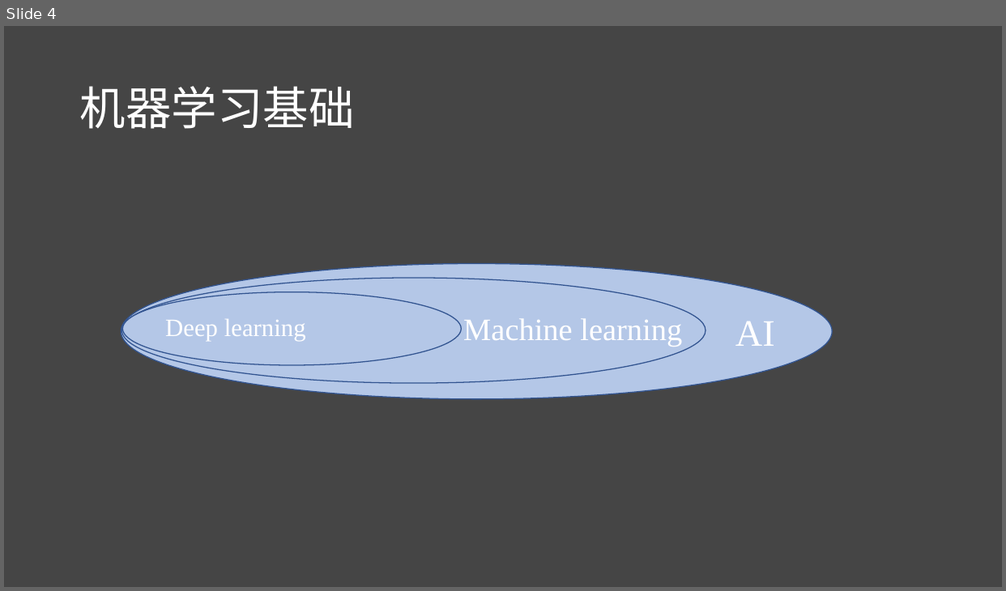
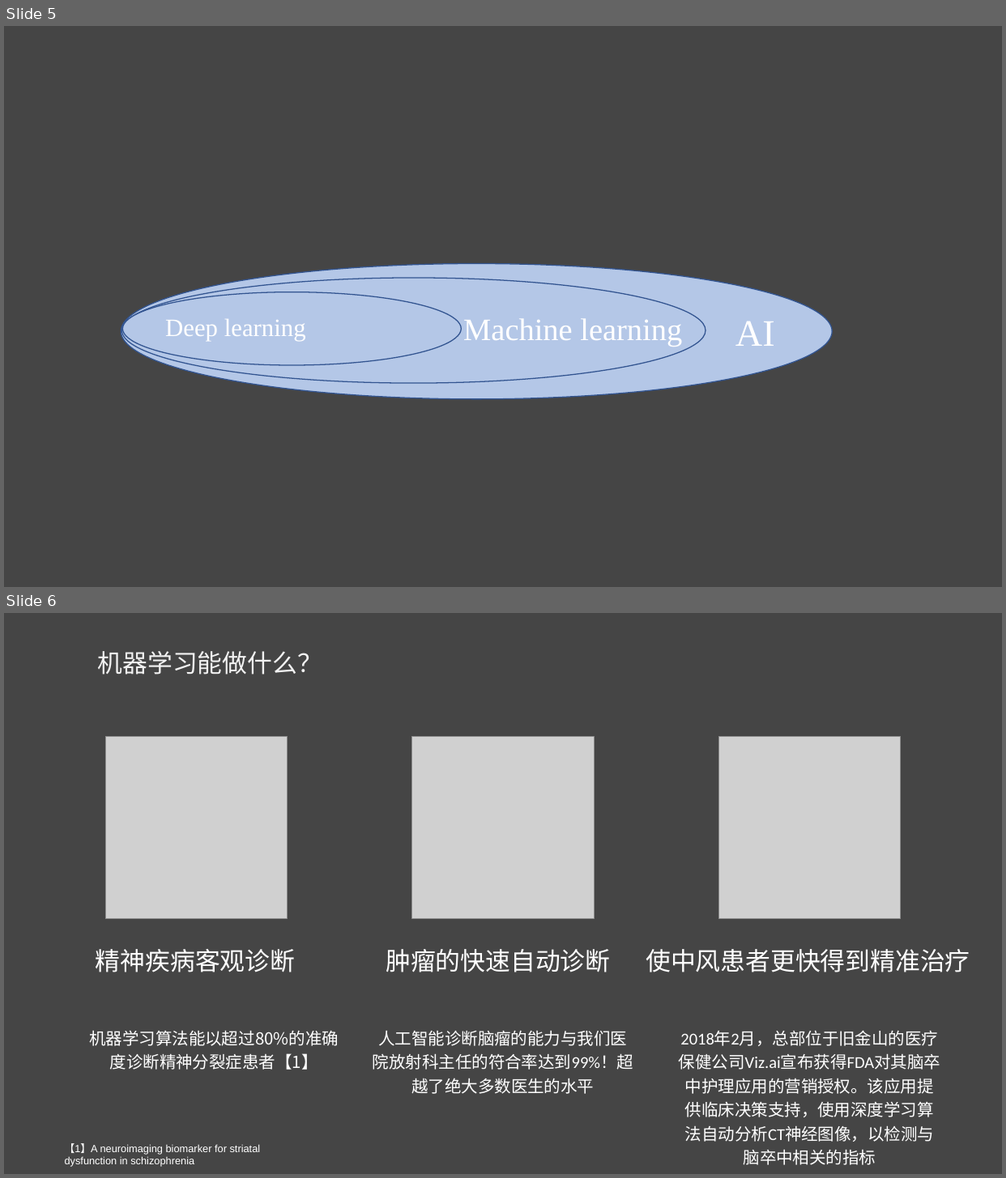
Before and after one commit to lichao312214129/lc_rsfmri_tools_python, a slide deck: 第一届机器学习培训班/第一届机器学习实战班.pptx. Shown one above the other, each under a label of ours: slide 4 before the commit, slides 5 and 6 after it. The pictures are 1006x591 and 1006x1178 pixels, drawn with LibreOffice and Linux fonts; fonts in the diff are those of the drawing; grey boxes stand for pictures. Boxes give left, top, right and bottom in pixels: in the first picture for what was removed or moved away, otherwise in the second. Text is boxed around its words. In the diff, an @@ line names an element or a change of style, - is before the commit and + after.

```diff
--- a/第一届机器学习培训班/第一届机器学习实战班.pptx
+++ b/第一届机器学习培训班/第一届机器学习实战班.pptx
@@ slide 6 added at box(4, 613, 1002, 1174), background #454545 @@
@@ text added at box(98, 651, 322, 675), 24 pt, text #F2F2F2 @@
+    机器学习能做什么？
@@ picture added at box(106, 736, 288, 919) @@
@@ picture added at box(412, 736, 594, 919) @@
@@ picture added at box(719, 736, 901, 919) @@
@@ text added at box(96, 949, 295, 973), 24 pt, text #FFFFFF @@
+精神疾病客观诊断
@@ text added at box(386, 949, 610, 973), 24 pt, text #FFFFFF @@
+肿瘤的快速自动诊断
@@ text added at box(646, 949, 970, 973), 24 pt, text #FFFFFF @@
+使中风患者更快得到精准治疗
@@ text added at box(89, 1030, 339, 1070), 16 pt, text #FFFFFF @@
+机器学习算法能以超过80%的准确度诊断精神分裂症患者【1】
@@ text added at box(373, 1031, 633, 1094), 16 pt, text #FFFFFF @@
+人工智能诊断脑瘤的能力与我们医院放射科主任的符合率达到99%！超越了绝大多数医生的水平
@@ text added at box(679, 1031, 940, 1165), 16 pt, text #FFFFFF @@
+2018年2月，总部位于旧金山的医疗保健公司Viz.ai宣布获得FDA对其脑卒中护理应用的营销授权。该应用提供临床决策支持，使用深度学习算法自动分析CT神经图像，以检测与脑卒中相关的指标
@@ text added at box(65, 1144, 261, 1167), 10 pt, text #FFFFFF @@
+【1】A neuroimaging biomarker for striatal dysfunction in schizophrenia
@@ what was slide 4 is now slide 5 @@
@@ slide 5 changed as well @@
@@ title removed at box(80, 86, 355, 129) @@
-机器学习基础
```
Also in this commit, not shown: 6 other slides changed, 11 other slides added, 1 slide removed, 1 other file.
